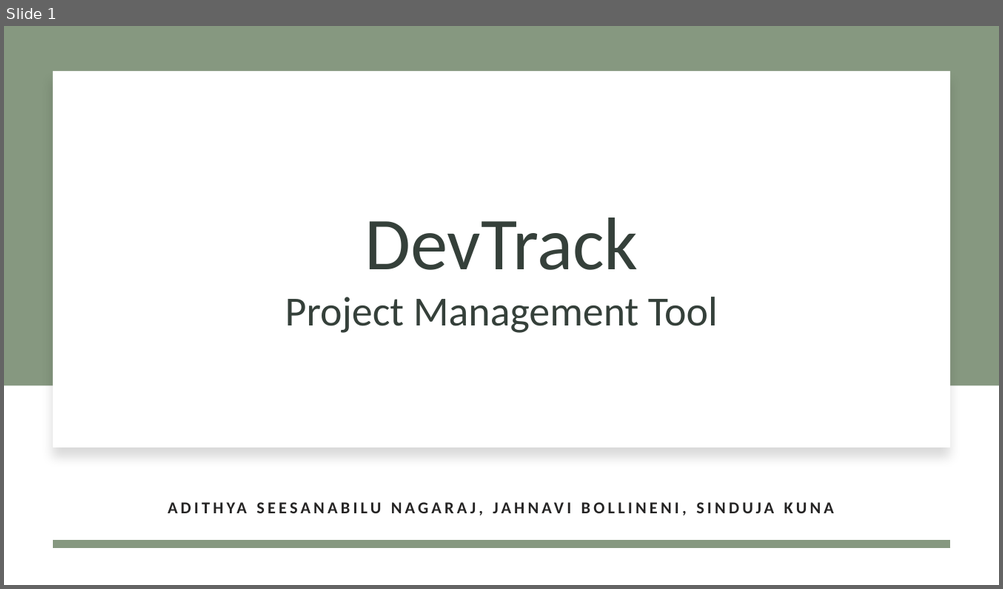
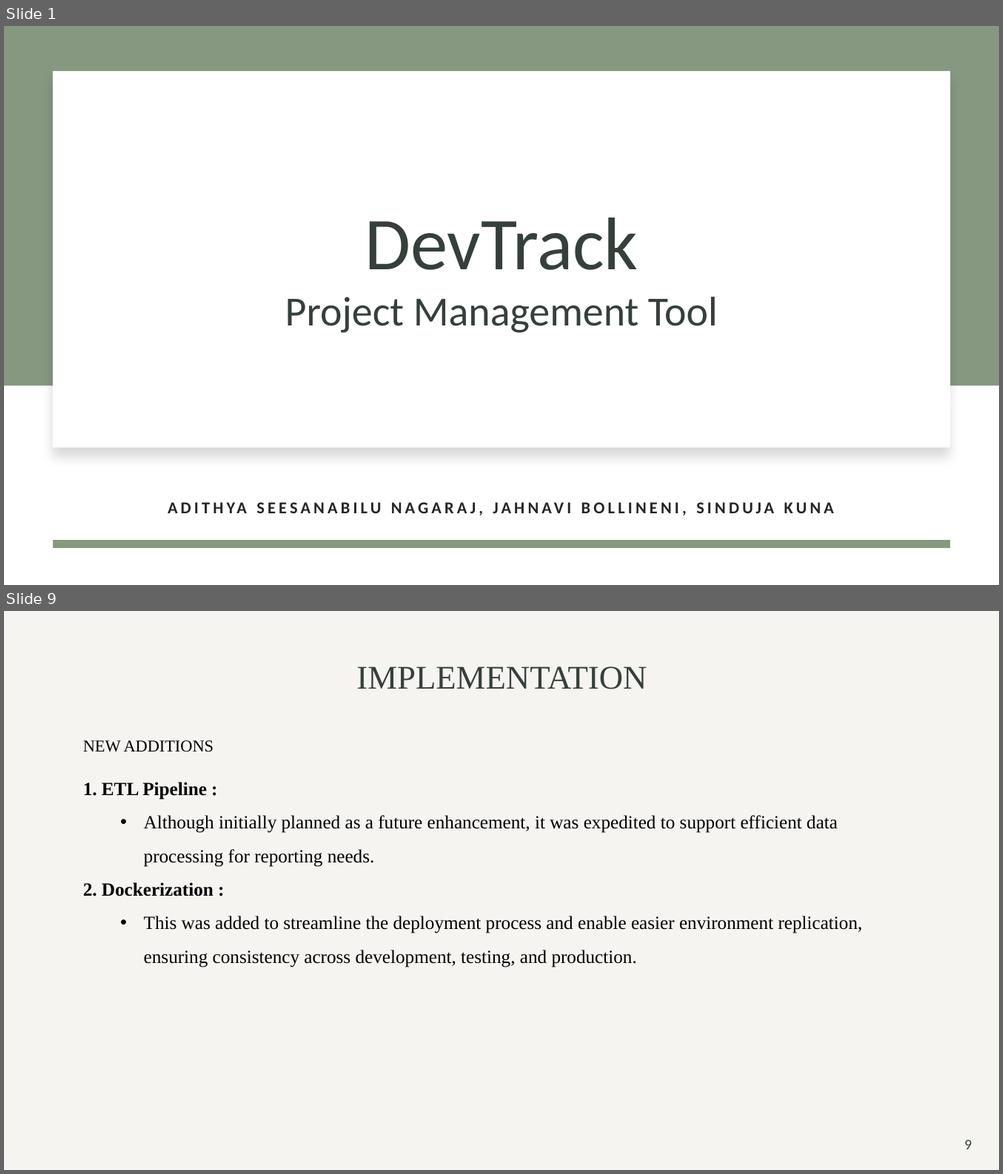
Before and after one commit to jahnavib26/DevTrack, a slide deck: ACS560 - SE Project Presentation.pptx. Shown one above the other, each under a label of ours: slide 1 before the commit, slides 1 and 9 after it; the slides between them are not shown. The pictures are 1003x589 and 1003x1174 pixels, drawn with LibreOffice and Linux fonts; fonts in the diff are those of the drawing. Boxes give left, top, right and bottom in pixels: in the first picture for what was removed or moved away, otherwise in the second. Text is boxed around its words. In the diff, an @@ line names an element or a change of style, - is before the commit and + after.

```diff
--- a/ACS560 - SE Project Presentation.pptx
+++ b/ACS560 - SE Project Presentation.pptx
@@ slide 9 added at (4,611,999,1170), background #FFFFFF @@
@@ rectangle added at (4,611,999,1170), fill #C0B7A5 at 15% opacity @@
@@ title added at (356,667,646,689), 32 pt, text #35403A @@
+IMPLEMENTATION
@@ text added at (83,741,214,752), 16 pt, text #000000 @@
+NEW ADDITIONS
@@ text added at (102,782,862,968), 18 pt, text #000000 @@
+1. ETL Pipeline :
+  • Although initially planned as a future enhancement, it was expedited to support efficient data processing for reporting needs.
+2. Dockerization :
+  • This was added to streamline the deployment process and enable easier environment replication, ensuring consistency across development, testing, and production.
@@ page number added at (964,1140,971,1150), 14 pt, text #35403A @@
+9
```
Also in this commit, not shown: 1 slide changed, 8 other slides added, 1 other file.
